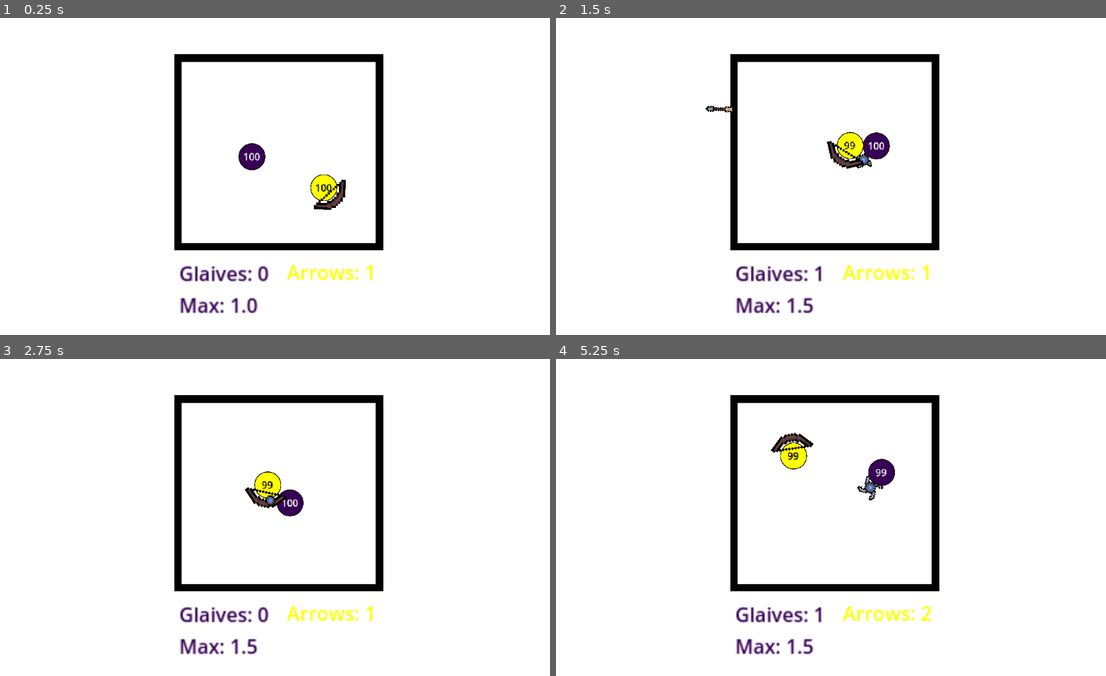
Above: before the commit, frames 1-4 (two rows, left to right).
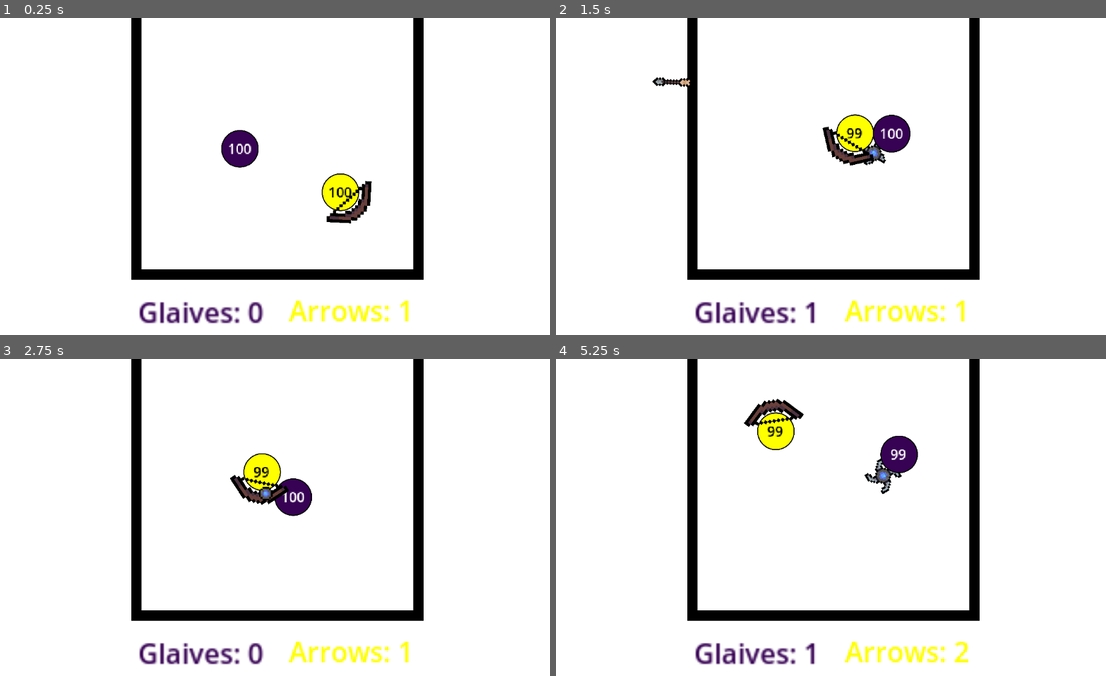
Above: after the commit, the same moments.

Repository: realprot0n/Weapon-Ball-Battles
Game: Godot game, scene res://Scenes/Arena Stuff/test_arena.tscn
Two runs of this game, one before a commit and one after it. Both use one fixed random seed, a clock stepped at 60 frames per second and the inputs below.
Inputs:
- Up to frame 1 (0.25 s): no input
- Up to frame 2 (1.5 s): no input
- Up to frame 3 (2.75 s): no input
- Up to frame 4 (5.25 s): no input

The runs differ from the first frame. In frame 1, 12% of the frame differs, in the area x 23-78%, y 0-97%; in frame 2, 12%; in frame 3, 12%; in frame 4, 13%.

Commit message:
Start Anchor

Diff:
--- a/Scenes/Arena Stuff/test_arena.tscn
+++ b/Scenes/Arena Stuff/test_arena.tscn
@@ -108,9 +108,9 @@
 
 [node name="BowLabel" parent="ArenaStuff" instance=ExtResource("5_k3xsh")]
 
-[node name="Camera2D" type="Camera2D" parent="."]
+[node name="Camera2D" type="Camera2D" parent="ArenaStuff"]
 position = Vector2(554, 267)
-zoom = Vector2(1.25, 1.25)
+zoom = Vector2(1.75, 1.75)
 
 [node name="Glaive Lord" parent="." instance=ExtResource("7_v5nn3")]
 position = Vector2(444, 195)
--- /dev/null
+++ b/Scenes/Balls/anchor.tscn
@@ -0,0 +1,105 @@
+[gd_scene load_steps=14 format=3 uid="uid://cny1c715u0l4i"]
+
+[ext_resource type="PhysicsMaterial" uid="uid://cxvwtvdu0xq6j" path="res://Scenes/BallMaterial.tres" id="1_ixhdp"]
+[ext_resource type="Script" uid="uid://5rpy7s1ofg0o" path="res://Scripts/AnchorScript.gd" id="2_fkhxt"]
+[ext_resource type="Texture2D" uid="uid://c7682b1hsn7p7" path="res://Images/anchor.png" id="3_4mgmi"]
+[ext_resource type="Script" uid="uid://drhuux1mmxfxw" path="res://Scripts/AnchorCollision.gd" id="4_mr13i"]
+[ext_resource type="Texture2D" uid="uid://prfri12ybhph" path="res://Images/ball.png" id="5_m8gjo"]
+[ext_resource type="Script" uid="uid://d234l2cummdkr" path="res://Scripts/Hurtbox.gd" id="6_o5745"]
+[ext_resource type="LabelSettings" uid="uid://knw365el3j1i" path="res://Scenes/TextLabelSettings.tres" id="7_atthu"]
+[ext_resource type="AudioStream" uid="uid://bgm6uhlfdq8qc" path="res://Sounds/Sword Hit.wav" id="8_0lkir"]
+[ext_resource type="PackedScene" uid="uid://7rn1b2tq5q05" path="res://Scenes/ball_pause_timer.tscn" id="9_f5c18"]
+
+[sub_resource type="CapsuleShape2D" id="CapsuleShape2D_fyn4d"]
+radius = 4.53656
+height = 40.9353
+
+[sub_resource type="CapsuleShape2D" id="CapsuleShape2D_0bbv4"]
+radius = 4.04538
+height = 24.2723
+
+[sub_resource type="CircleShape2D" id="CircleShape2D_gew35"]
+radius = 23.0
+
+[sub_resource type="CircleShape2D" id="CircleShape2D_fm2k0"]
+radius = 64.0
+
+[node name="Anchor" type="RigidBody2D" node_paths=PackedStringArray("healthDisplay", "hurtbox", "anchorBase", "anchorCollision")]
+physics_material_override = ExtResource("1_ixhdp")
+angular_damp = 100.0
+script = ExtResource("2_fkhxt")
+healthDisplay = NodePath("HealthDisplay")
+hurtbox = NodePath("Hurtbox")
+anchorBase = NodePath("AnchorBase")
+anchorCollision = NodePath("AnchorBase/AnchorCollision")
+
+[node name="Node" type="Node" parent="."]
+
+[node name="AnchorBase" type="Node2D" parent="."]
+scale = Vector2(1.73037, 1.73037)
+
+[node name="Sprite2D" type="Sprite2D" parent="AnchorBase"]
+position = Vector2(-1.31227e-06, -32.3917)
+rotation = 2.35619
+scale = Vector2(2.16071, 2.125)
+texture = ExtResource("3_4mgmi")
+
+[node name="AnchorCollision" type="Area2D" parent="AnchorBase"]
+position = Vector2(-0.173367, -28.8438)
+collision_layer = 4
+collision_mask = 6
+script = ExtResource("4_mr13i")
+
+[node name="CollisionShape2D" type="CollisionShape2D" parent="AnchorBase/AnchorCollision"]
+position = Vector2(0.173367, -5.25302)
+scale = Vector2(1, 1.0449)
+shape = SubResource("CapsuleShape2D_fyn4d")
+
+[node name="CollisionShape2D2" type="CollisionShape2D" parent="AnchorBase/AnchorCollision"]
+position = Vector2(0.173367, 9.19477)
+rotation = -1.5708
+shape = SubResource("CapsuleShape2D_0bbv4")
+
+[node name="CollisionPolygon2D" type="CollisionPolygon2D" parent="AnchorBase/AnchorCollision"]
+polygon = PackedVector2Array(-11.9628, 2.83774, -16.5861, -1.78555, -16.0082, -8.14258, -14.8523, -12.7659, -9.07322, -18.545, -2.71619, -21.4345, 3.64084, -21.4345, 9.41995, -18.545, 15.777, -12.7659, 16.9328, -8.14258, 16.9328, -1.78555, 12.3095, 2.25983, 9.41995, -0.629726, 9.41995, -6.40884, 4.79666, -11.0321, -4.44993, -11.0321, -8.49531, -6.40884, -8.49531, -0.629726)
+
+[node name="Sprite2D" type="Sprite2D" parent="."]
+self_modulate = Color(0.117647, 0.160784, 0.611765, 1)
+scale = Vector2(0.19, 0.19)
+texture = ExtResource("5_m8gjo")
+
+[node name="Hurtbox" type="Area2D" parent="."]
+collision_layer = 2
+collision_mask = 4
+script = ExtResource("6_o5745")
+
+[node name="CollisionShape2D" type="CollisionShape2D" parent="Hurtbox"]
+shape = SubResource("CircleShape2D_gew35")
+debug_color = Color(0.254708, 0.63485, 3.85046e-07, 0.42)
+
+[node name="PhysicsShape" type="CollisionShape2D" parent="."]
+visible = false
+scale = Vector2(0.333, 0.333)
+shape = SubResource("CircleShape2D_fm2k0")
+
+[node name="HealthDisplay" type="Label" parent="."]
+offset_left = -20.0
+offset_top = -12.0
+offset_right = 20.0
+offset_bottom = 11.0
+label_settings = ExtResource("7_atthu")
+horizontal_alignment = 1
+vertical_alignment = 1
+metadata/_edit_use_anchors_ = true
+
+[node name="AnchorHitStream" type="AudioStreamPlayer" parent="."]
+stream = ExtResource("8_0lkir")
+max_polyphony = 3
+
+[node name="AnchorSlamStream" type="AudioStreamPlayer" parent="."]
+stream = ExtResource("8_0lkir")
+max_polyphony = 3
+
+[node name="BallPauseTimer" parent="." instance=ExtResource("9_f5c18")]
+
+[connection signal="timeout" from="BallPauseTimer" to="." method="_onPauseTimerTimeout"]
--- a/Scenes/Balls/sword.tscn
+++ b/Scenes/Balls/sword.tscn
@@ -12,7 +12,7 @@
 
 [sub_resource type="CapsuleShape2D" id="CapsuleShape2D_fyn4d"]
 radius = 4.53656
-height = 28.5306
+height = 40.9353
 
 [sub_resource type="CircleShape2D" id="CircleShape2D_gew35"]
 radius = 23.0
--- a/Scenes/Balls/used_glaive.tscn
+++ b/Scenes/Balls/used_glaive.tscn
@@ -1,7 +1,7 @@
 [gd_scene load_steps=5 format=3 uid="uid://ds3yneeoi2vus"]
 
 [ext_resource type="PhysicsMaterial" uid="uid://cxvwtvdu0xq6j" path="res://Scenes/BallMaterial.tres" id="1_cjvo7"]
-[ext_resource type="Script" path="res://UsedGlaiveScript.gd" id="1_t1d2m"]
+[ext_resource type="Script" path="res://Scripts/UsedGlaiveScript.gd" id="1_t1d2m"]
 [ext_resource type="Texture2D" uid="uid://dumxtxqoa8uya" path="res://Images/glaives 0p.png" id="2_avxw8"]
 
 [sub_resource type="CircleShape2D" id="CircleShape2D_1gvbm"]
--- /dev/null
+++ b/Scripts/AnchorCollision.gd
@@ -0,0 +1,36 @@
+extends WeaponHitbox
+class_name AnchorHitbox
+
+func _on_hit_hurtbox(area: Hurtbox):
+	if area == null:
+		return
+	if area.owner == owner.owner:
+		return
+
+	print(damage)
+	damage += 1
+	$"../../AnchorHitStream".play()
+	owner.start_pause_timer()
+	area.owner.start_pause_timer()
+
+
+func flipWeapon() -> void:
+	direction *= -1
+	#$"..".rotate(deg_to_rad(15*direction))
+
+
+func _on_hit_hitbox(area: WeaponHitbox) -> void:
+	if area == null:
+		return
+	print("sword flip")
+
+	flipWeapon()
+
+	ReflectionSoundManager.attemptPlayReflectionSound()
+
+	# area.flipWeapon()
+
+
+func _ready():
+	area_entered.connect(_on_hit_hitbox)
+	super()
--- /dev/null
+++ b/Scripts/AnchorScript.gd
@@ -0,0 +1,73 @@
+extends RigidBody2D
+class_name Anchor
+
+
+@export var starting_health: int = 100
+@export var healthDisplay: Label
+var health: int = 0
+
+@export var hurtbox: Area2D
+@export var anchorBase: Node2D
+@export var anchorCollision: AnchorHitbox
+var canSpinWeapon: bool = true
+
+func _onHurtboxHit(area: WeaponHitbox) -> void:
+	# replace when i make hitbox class
+	if area == null:
+		return
+	if area.owner == self:
+		return
+
+
+
+	print("Anchor got hit!")
+	health -= area.damage
+	area._on_hit_hurtbox(hurtbox)
+
+
+@onready var pauseTimer: Timer = $BallPauseTimer
+var tempVelocity: Vector2
+func start_pause_timer() -> void:
+	if sleeping == true:
+		return
+
+	tempVelocity = linear_velocity
+	linear_velocity = Vector2.ZERO
+	sleeping = true
+	canSpinWeapon = false
+	pauseTimer.start()
+
+
+func _onPauseTimerTimeout() -> void:
+	sleeping = false
+	linear_velocity = tempVelocity
+	tempVelocity = Vector2.ZERO
+	canSpinWeapon = true
+
+
+func _ready():
+	health = starting_health
+	var rng = RandomNumberGenerator.new()
+	var startingVelocity: int = 250
+
+	var startingVelocityAngle: Vector2 = Vector2.from_angle(deg_to_rad(rng.randf_range(-360, 360)))
+	print(startingVelocityAngle)
+
+	linear_velocity = startingVelocityAngle * startingVelocity
+
+	anchorBase.rotate(deg_to_rad(rng.randf_range(0.0, 360.0)))
+
+	hurtbox.area_entered.connect(_onHurtboxHit)
+
+
+func _process(_delta):
+	# print(linear_velocity)
+	healthDisplay.text = str(health)
+	if health <= 0:
+		DingPlayer.playDing()
+		queue_free()
+
+
+func _physics_process(delta):
+	if canSpinWeapon:
+		anchorBase.rotate(deg_to_rad(delta*60*5*anchorCollision.direction))
--- a/Scripts/GlaiveProjectileScript.gd
+++ b/Scripts/GlaiveProjectileScript.gd
@@ -55,7 +55,6 @@
 	usedGlaive.position = global_position
 	owner.owner.add_child(usedGlaive)
 	usedGlaive.owner = owner.owner
-	print(usedGlaive.owner)
 	queue_free()
 
 
--- a/project.godot
+++ b/project.godot
@@ -12,7 +12,7 @@
 
 config/name="Weapon Ball Battles"
 run/main_scene="res://Scenes/Arena Stuff/test_arena.tscn"
-config/features=PackedStringArray("4.2", "Forward Plus")
+config/features=PackedStringArray("4.5", "Forward Plus")
 config/icon="res://icon.svg"
 
 [autoload]
@@ -25,11 +25,15 @@
 
 settings/crash_handler/message="Please include this when reporting the bug to the project developer (@whadthefuck on discord)"
 
+[editor_plugins]
+
+enabled=PackedStringArray("res://addons/export_resources/plugin.cfg")
+
 [input]
 
 Reload={
 "deadzone": 0.5,
-"events": [Object(InputEventKey,"resource_local_to_scene":fa …(172 unchanged characters)… eycode":82,"key_label":0,"unicode":114,"echo":false,"script":null)
+"events": [Object(InputEventKey,"resource_local_to_scene":fa …(172 unchanged characters)… eycode":82,"key_label":0,"unicode":114,"location":0,"echo":false,"script":null)
 ]
 }
 
Binary file added: Images/anchor.png
Not shown, added: Images/anchor.png.import
Not shown: 1 places in Scenes/Balls/bow.tscn that only renumber resources
Not shown, added: Scripts/AnchorCollision.gd.uid
Not shown, added: Scripts/AnchorScript.gd.uid
Renamed: UsedGlaiveScript.gd -> Scripts/UsedGlaiveScript.gd
Not shown, added: Scripts/UsedGlaiveScript.gd.uid
